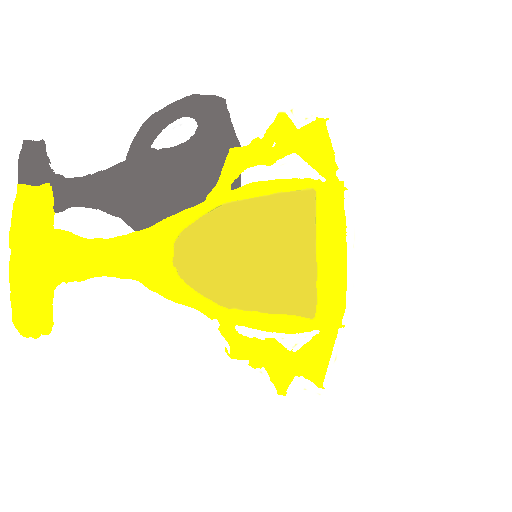
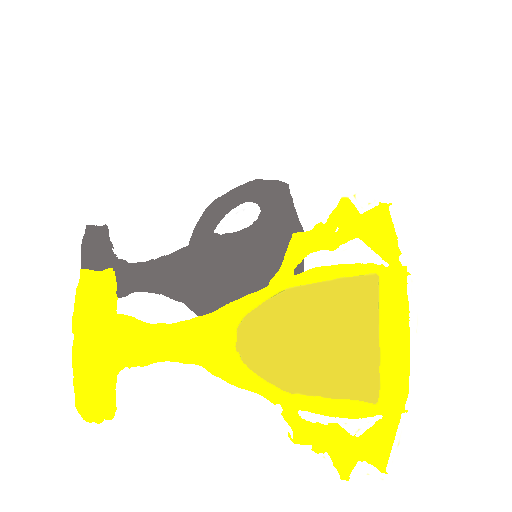
Layer changes from the first 512 × 512 image to the second:
removed layer "Layer 3" over [9, 94, 418, 481]
showed "Base Color schem", painted on it over [72, 156, 418, 481]
showed "siloute back", painted on it over [81, 179, 305, 445]
